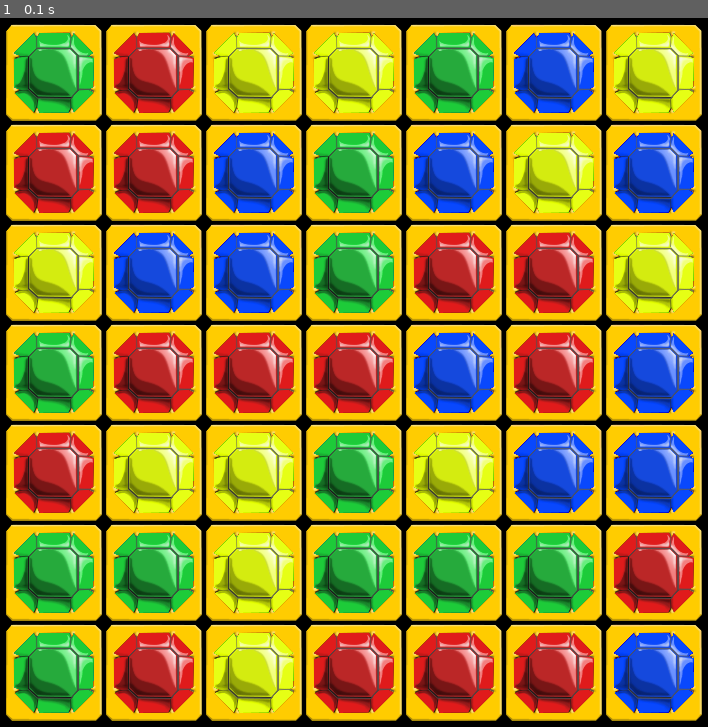
Above: before the commit, frame 1.
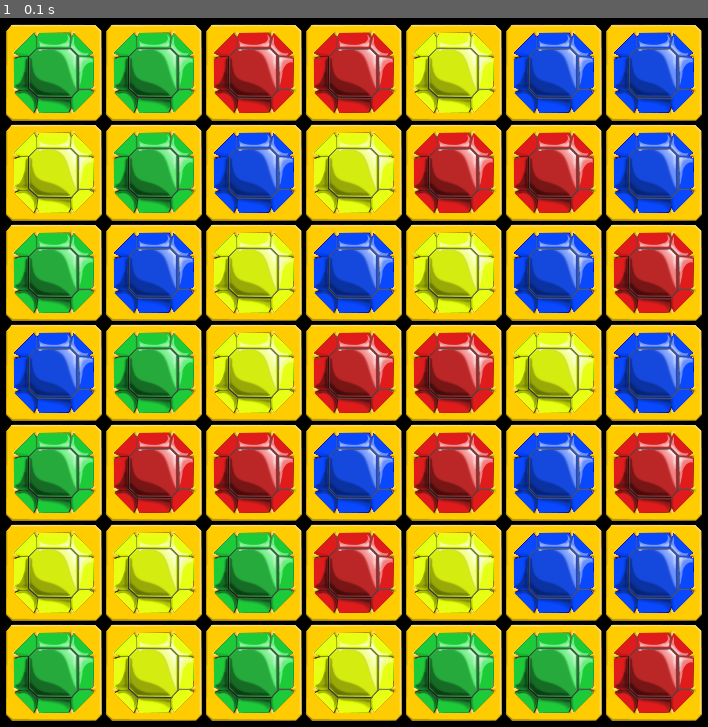
Above: after the commit, the same moment.

Repository: gogeekness/Pygames_Tiles
Game: pygame game, started from Py_tiles/Title_Main.py
Same seed, same stepped clock (60 frames per second), same inputs: the game is played once before the commit and once after it.
Inputs:
- Up to frame 1 (0.1 s): no input

The runs differ from the first frame. In frame 1, 43% of the frame differs, in the area x 1-99%, y 2-99%.

Commit message:
Integrating the gameboard to the game.

Diff:
--- a/Py_tiles/Board_Class.py
+++ b/Py_tiles/Board_Class.py
@@ -13,12 +13,18 @@
     # create a 2d array with the inital information for the gameboard
     # Sets status for the board as "init"
     def __init__(self):
-        self.array = [[{"color": config.tilecolor[0], "status": "init"} \
-                       for x in range(config.fullboardsize[0])] for y in range(config.fullboardsize[1])]
+        # Create a blank init game field that includes a buffer region around the game region
+        self.array = [[{"color": config.tilecolor[0], "status": config.tilestatus[0]}
+            for x in range(config.fullboardsize[0])] for y in range(config.fullboardsize[1])]
+        #
+        # Now create the tiles for the game board in the center of the play field
         for i in range(config.boardbuffer, config.boardsize[1] + config.boardbuffer):
             for j in range(config.boardbuffer, config.boardsize[0] + config.boardbuffer):
                 self.find_start(self.array[i][j], i, j)
 
+
+    # to help indexing the board
+    # ---
     def __getitem__(self, tup):
         x, y = tup
         return self.array[x][y]
@@ -26,28 +32,32 @@
     def __setitem__(self, tup, value):
         x, y = tup
         self.array[x][y] = value
+    # ---
+
+
+    def checkequal(self, pos_list, tile_color, x, y):
+        checklist = []
+        for i, j in pos_list:
+            checklist.append(config.tilecolor.index(self.array[i+x][j+y]['color']))
+        #print("Chceklist:", checklist)
+        return False if checklist.count(tile_color) < len(pos_list) else True
+
 
     # to set the gameboard so there are no winning tile groups on the gameboard at the start
     def find_start(self, status, x, y):
-        # this maps the 3 right-across, and 3-above the center tile (0, 0)
-        checklist = [(0, -2), (0, -1), (-2, 0), (-1, 0), (-1, -1)]
-        checksum = 0
+        # checksum the 3 right-horizontal, and 3-vertical, and 4-square
+        # Then see if the tile needs to be changed
+        checksumh, checksumv, checksums = 0, 0, 0
         three = True
-
-        for i, j in checklist:
-            checksum += config.tilecolor.index(self.array[i+x][j+y]['color'])
-
         # while the modula is == 0 then repeat
         while three:
-            tiletestcolor = random.randint(1, 4)
-            # Now look at the tile being placed
-            checksum += tiletestcolor
-            if (checksum % 4) != 0:
+            tilecolor = random.randint(1, 4)
+            self.array[x][y]['color'] = config.tilecolor[tilecolor]
+            #print("Tile color for xy", config.tilecolor[tilecolor])
+            checksumh = self.checkequal(config.pattern3l[0], tilecolor, x, y)
+            checksums = self.checkequal(config.pattern4s[2], tilecolor, x, y)
+            checksumv = self.checkequal(config.pattern3l[3], tilecolor, x, y)
+            if not checksumh and not checksumv and not checksums:
                 # If the sum don't match then break out of the loop and
+                #print(">== New Tile Cords: ", x, y, "Value: ", self.array[x][y]['color'])
                 three = False
-            else:
-                # remove the last tile color
-                checksum -= tiletestcolor
-
-        self.array[x][y]['color'] = config.tilecolor[tiletestcolor]
-        print("Cords:", x, y, "Color", self.array[x][y]['color'])
--- a/Py_tiles/Tile_Config.py
+++ b/Py_tiles/Tile_Config.py
@@ -11,7 +11,15 @@
 green = (  0,  255,  0)
 blue  = (  0,    0,255)
 tilecolor = ['blank', 'red', 'green', 'blue', 'yellow', 'cyan', 'purple', 'brown', 'grey']
+tilestatus = ['init', 'in-play', 'moving', 'new']
 speed = 0
 boardbuffer = 3
 boardsize = (7, 7)
 fullboardsize = (boardsize[0] + boardbuffer * 2, boardsize[1] + boardbuffer * 2)
+pattern1s = [(0, 0), (0, 1), (0, 2)]
+pattern3l = [[(0, -2), (0, -1), (0, 0)], [(0, -1), (0, 0), (0, 1)], [(0, 0), (0, 1), (0, 2)],[(-2, 0), (-1, 0), (0, 0)], [(-1, 0), (0, 0), (1, 0)], [(0, 0), (1, 0), (2, 0)]]
+pattern4l = [[(0, -2), (0, -1), (0, 0), (0, 1)], [(0, -1), (0, 0), (0, 1), (0, 2)], [(-2, 0), (-1, 0), (0, 0), (1, 0)],
+             [(-1, 0), (0, 0), (1, 0), (2, 0)]]
+pattern4s = [[(0, 1), (0, 0), (1, 0), (1, 1)], [(0, 0), (-1, 1), (-1, 0), (0, 1)], [(-1, -1), (-1, 0), (0, -1), (0, 0)],
+             [(1, -1), (1, 0), (0, -1), (0, 0)]]
+pattern5l = [[(-2, 0), (-1, 0), (0, 0), (1, 0), (2, 0)], [(0, -2), (0, -1), (0, 0), (0, 1), (0, 2)]]
--- a/Py_tiles/Title_Main.py
+++ b/Py_tiles/Title_Main.py
@@ -39,7 +39,7 @@
     buffervar = config.boardbuffer
     for i in range(buffervar, config.boardsize[1] + buffervar):
         for j in range(buffervar, config.boardsize[0] + buffervar):
-            print("Cords:", i, j, " color: -> ", tileboard[(i, j)]['color'])
+            # print("Cords:", i, j, " color: -> ", tileboard[(i, j)]['color'])
             tileset.append(Tile((50 + ((j - buffervar) * 100), 50 + ((i - buffervar) * 100)), tileboard[(i, j)]['color']))
 
     # keep track of time
